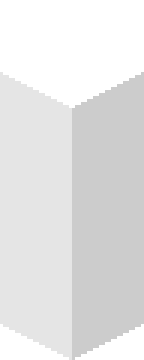
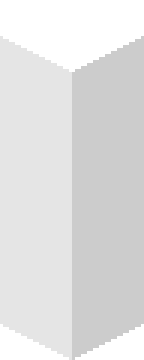
Layer changes from the first 144×360 image to the second:
painted on "South" over 72, 36, 144, 108
painted on "West" over 0, 36, 72, 108
painted on "Top" over 3, 39, 141, 108
